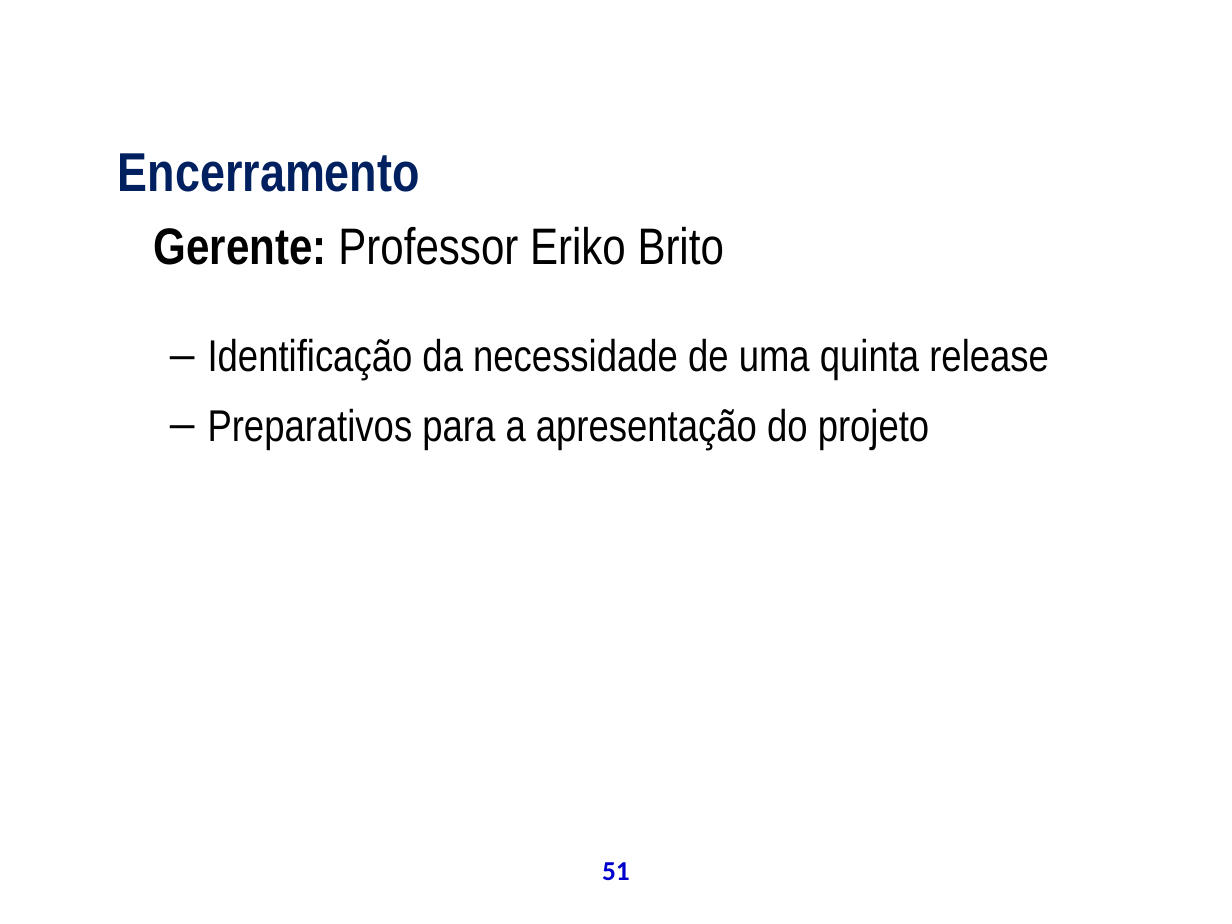
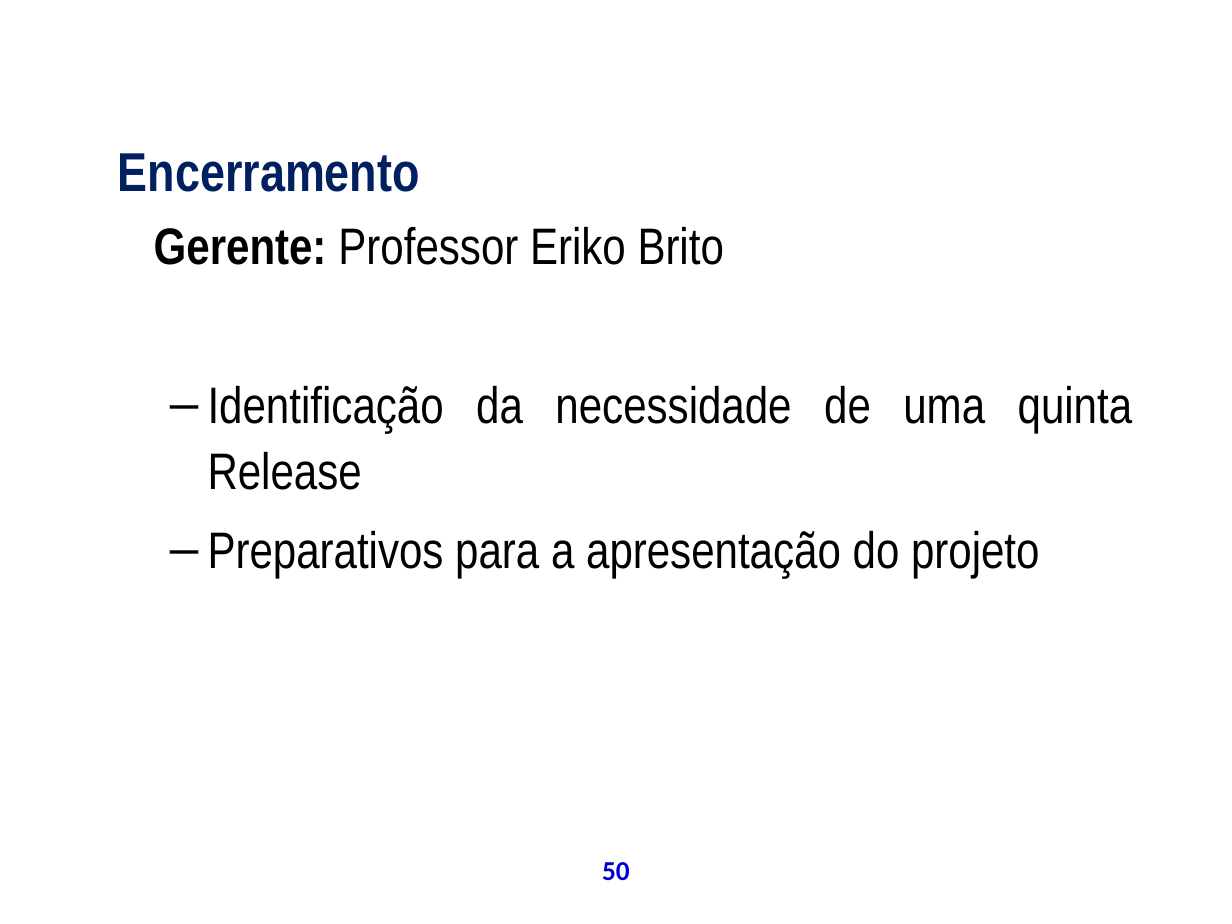
Before and after one commit to theoziran/sislodim, a slide deck: slide 50 of documentos/ProjetoPSA/Apresentação Final.ppt (slide 51 before the commit). Drawn at 1232x924 pixels with LibreOffice and Linux fonts; fonts in the diff are those of the drawing; background and template pictures are left out. Boxes give left, top, right and bottom in pixels: in the first picture for what was removed or moved away, otherwise in the second. Text is boxed around its words. In the diff, an @@ line names an element or a change of style, - is before the commit and + after.

```diff
--- a/documentos/ProjetoPSA/Apresentação Final.ppt
+++ b/documentos/ProjetoPSA/Apresentação Final.ppt
@@ text at (208, 385, 1133, 490): text changed; size 26 to 30 pt @@
-  – Identificação da necessidade de uma quinta release
+  – Identificação da necessidade de uma quinta Release
@@ text at (208, 530, 1040, 578): size 26 to 30 pt in "Preparativos para a apresentação do projeto" @@
@@ page number at (602, 862, 630, 880): text changed @@
-51
+50
```
Also in this commit, not shown: 34 other slides changed, 2 slides added, 1 slide removed.
